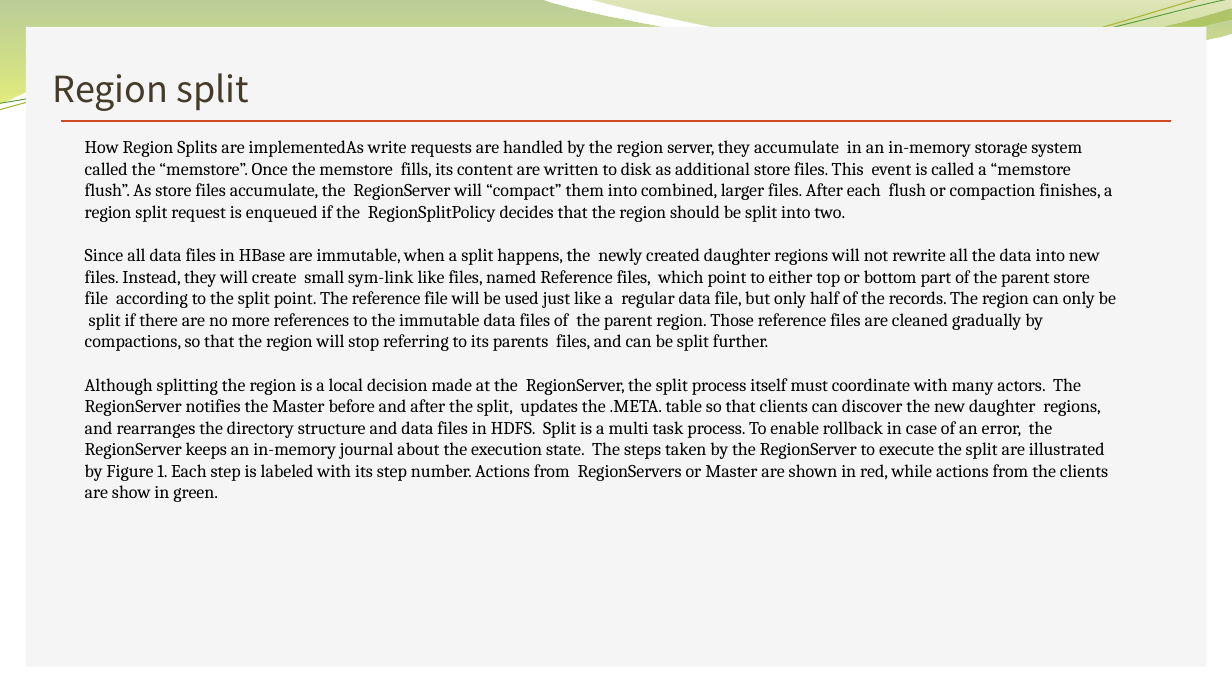
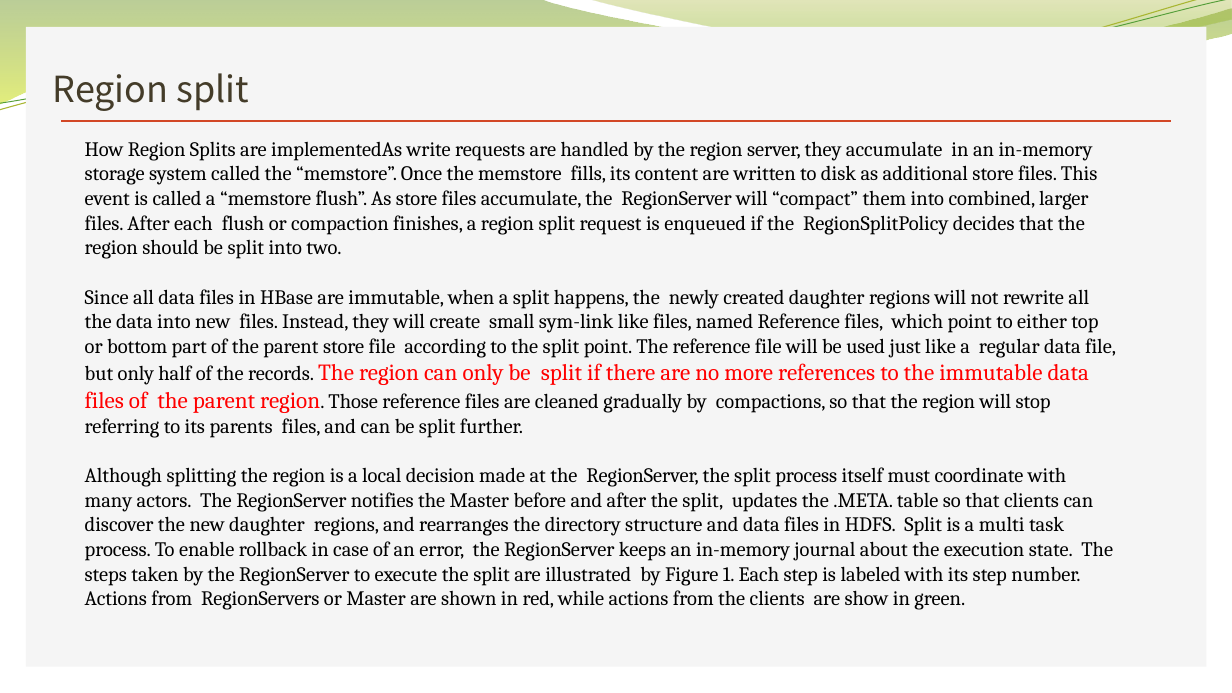
Before and after one commit to Zhangwusheng/Zhangwusheng.github.io, a slide deck: slide 53 of _posts/HBASE基本原理介绍副本2.pptx (slide 50 before the commit). Drawn at 1232x693 pixels with LibreOffice and Linux fonts; fonts in the diff are those of the drawing; background and template pictures are left out. Boxes give left, top, right and bottom in pixels: in the first picture for what was removed or moved away, otherwise in the second. Text is boxed around its words. In the diff, an @@ line names an element or a change of style, - is before the commit and + after.

```diff
--- a/_posts/HBASE基本原理介绍副本2.pptx
+++ b/_posts/HBASE基本原理介绍副本2.pptx
@@ text "How Region Splits are implementedAs ..." at [85,141,1116,610]: size 14 to 16 pt; size 14 to 18 pt, text colour #000000 to #FF0000 in "The region can only be split if ..." @@
```
Also in this commit, not shown: 5 other slides changed, 6 slides added, 2 slides removed, 1 other file.
